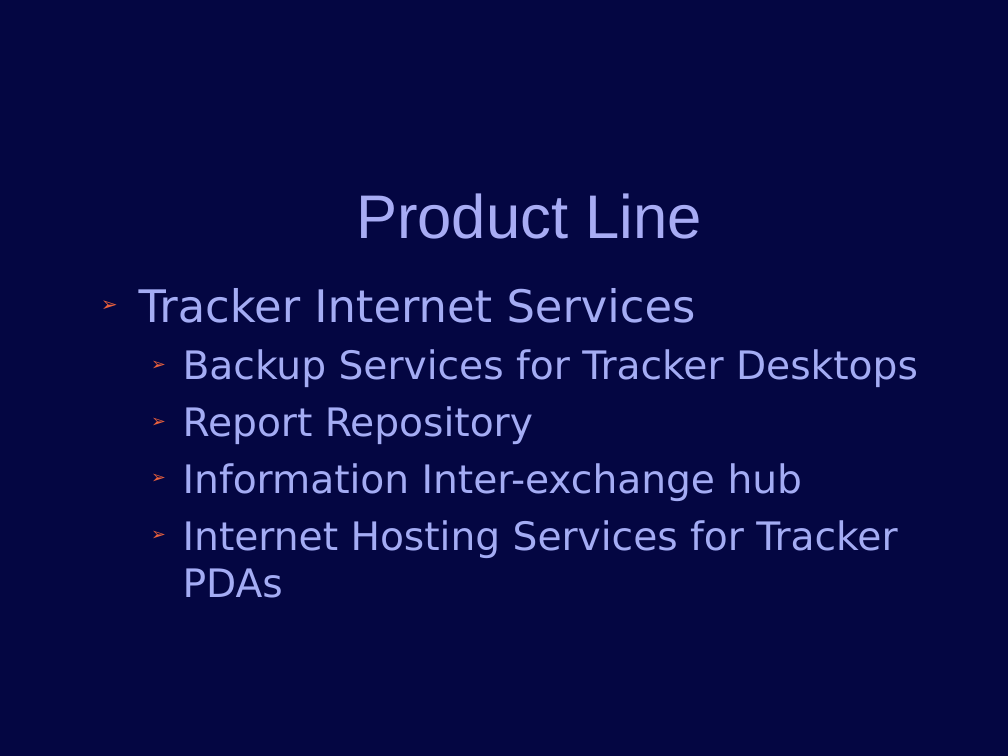
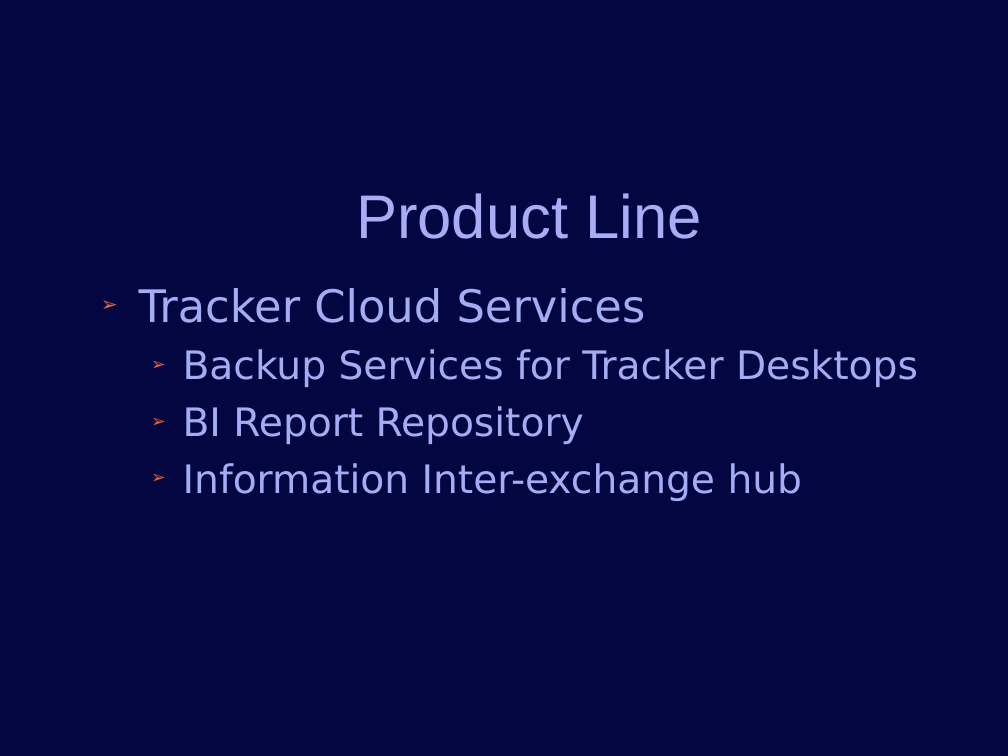
Before and after one commit to jconlon/Tracker, a slide deck: slide 11 of tracker/trunk/com.verticon.tracker.documentation/src/Tracker Introduction.odp. Drawn at 1008x756 pixels with LibreOffice and Linux fonts; fonts in the diff are those of the drawing; background and template pictures are left out. Boxes give left, top, right and bottom in pixels: in the first picture for what was removed or moved away, otherwise in the second. Text is boxed around its words. In the diff, an @@ line names an element or a change of style, - is before the commit and + after.

```diff
--- a/tracker/trunk/com.verticon.tracker.documentation/src/Tracker Introduction.odp
+++ b/tracker/trunk/com.verticon.tracker.documentation/src/Tracker Introduction.odp
@@ text at [139,288,646,323]: text changed @@
-➢ Tracker Internet Services
+➢ Tracker Cloud Services
@@ text at [183,406,584,444]: text changed @@
-  ➢ Report Repository
+  ➢ BI Report Repository
@@ text at [183,520,897,598]: paragraph removed @@
-  ➢ Internet Hosting Services for Tracker PDAs
```
Also in this commit, not shown: 1 other slide changed, 1 slide added, 1 slide removed.
